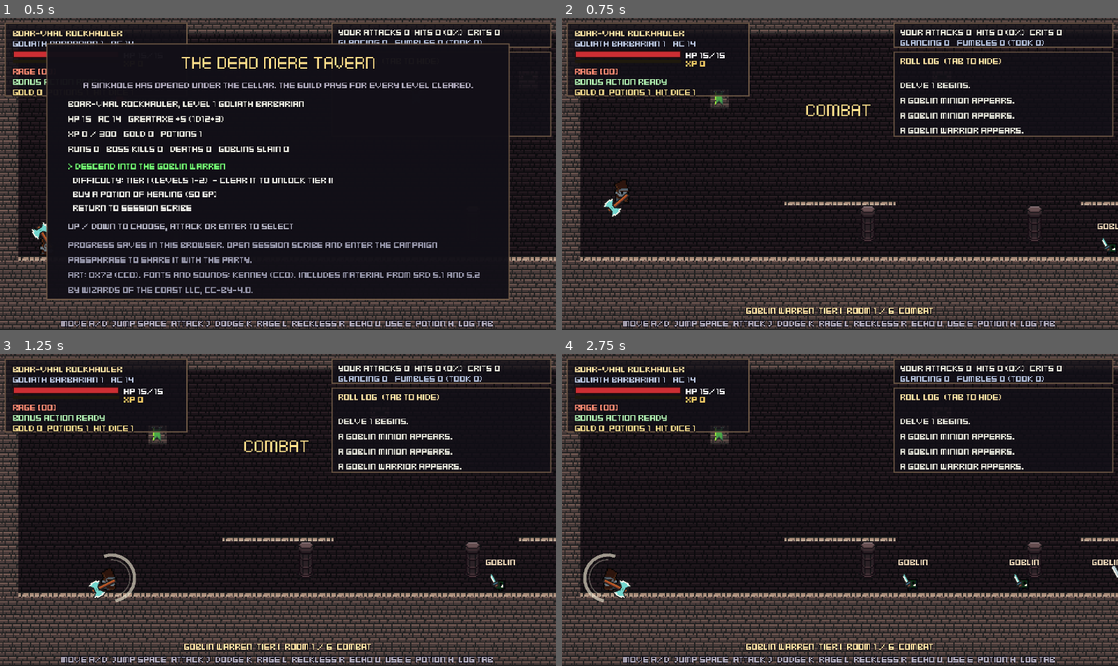
Above: before the commit, frames 1-4 (two rows, left to right).
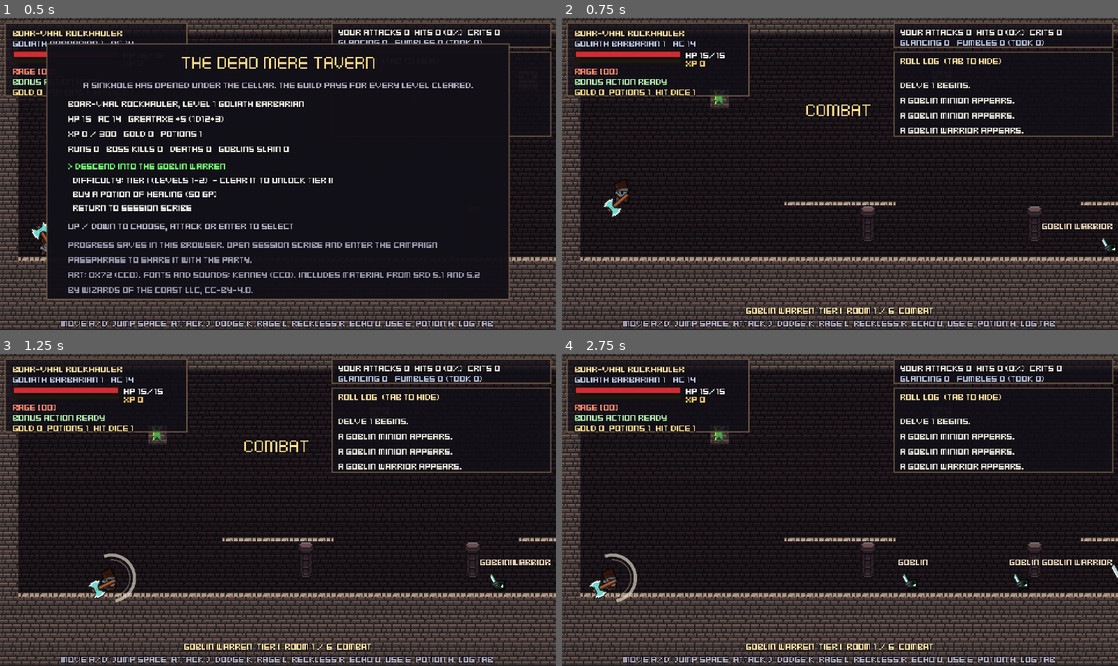
Above: after the commit, the same moments.

Repository: classifiedsecret/table-notes
Game: Godot game, scene res://main.tscn
Same seed, same stepped clock (60 frames per second), same inputs: the game is played once before the commit and once after it.
Inputs (mouse positions are in pixels of both pictures, inside the frame that each line leads up to):
- Up to frame 1 (0.5 s): no input
- Up to frame 2 (0.75 s): tap Enter (confirm) at 0.5 s; move the mouse to (962, 158) at 0.52 s; hold D (move_right) from 0.53 s (still down); hold Space (jump) from 0.53 s (still down); tap J (attack) at 0.6 s; click (962, 158) at 0.67 s
- Up to frame 3 (1.25 s): keep holding D (move_right); keep holding Space (jump)
- Up to frame 4 (2.75 s): release D (move_right) at 1.25 s; release Space (jump) at 1.25 s; drag from (728, 525) to (812, 572) at 1.27 s; move the mouse to (895, 441) at 2.02 s; hold A (move_left) from 2.03 s (still down); hold Space (jump) from 2.03 s (still down); tap J (attack) at 2.1 s; click (895, 441) at 2.17 s

Frame 1 is identical in both runs. In frame 2, 0.2% of the frame differs, in the area x 86-100%, y 65-68%; in frame 3, 0.1%; in frame 4, 0.7%, in the area x 3-100%, y 63-80%.

Commit message:
Vanguard's Descent: face the mouse, turn while attacking, battle text fits
- Once the mouse has been used, Boar-vhal faces the cursor, including
  while running the other way; the gamepad right stick also turns him.
  Without a mouse he faces the way he moves.
- He can turn during an attack's wind-up and recovery and between
  swings; facing locks only while the axe is landing.
- Boss fight: the chief's next move sits below the roll log instead of
  across it; turn info and controls moved to the bottom line; the action
  menu is tighter so it no longer covers the hero; monster name tags
  stay inside the visible screen.

Co-Authored-By: Claude Opus 5.5 <noreply@anthropic.com>
Claude-Session: https://claude.ai/code/session_01FFZszJXgzQJUaVBRjoWg3e

Diff:
--- a/game/src/scripts/game/battle.gd
+++ b/game/src/scripts/game/battle.gd
@@ -221,7 +221,7 @@
 	h_move = int(p.stats.speed_ft / 5)
 	if p.is_down():
 		mode = Mode.BUSY
-		_info("Boar-vhal is down. Rolling a death saving throw...")
+		_info("Down! Rolling a death save...")
 		await get_tree().create_timer(0.7).timeout
 		var r := Rules.death_save(game.dice)
 		var outcome := p.death_saves.apply(r)
@@ -294,9 +294,9 @@
 			l.label_settings.font_color = Color(0.45, 1.0, 0.45)
 		else:
 			l.label_settings.font_color = Color(0.92, 0.92, 0.9)
-	menu_panel.size.y = 10.0 + 12.0 * menu_items.size()
-	var res := "ACTION %s   BONUS %s   MOVE %d FT" % ["READY" if h_action > 0 else "USED", "READY" if h_bonus > 0 else "USED", h_move * 5]
-	_info(res + "\nUP/DOWN, ATTACK TO CONFIRM, ESC BACK")
+	menu_panel.size.y = 8.0 + 10.0 * menu_items.size()
+	var res := "ACTION %s  BONUS %s  MOVE %d FT" % ["OK" if h_action > 0 else "USED", "OK" if h_bonus > 0 else "USED", h_move * 5]
+	_info(res + "    UP/DOWN PICK  ATTACK CONFIRM  ESC BACK")
 
 
 ## Moves the cursor to the next action that can be taken, wrapping around.
@@ -366,12 +366,12 @@
 			target_list = _targets_in_reach()
 			target_pick = 0
 			mode = Mode.TARGET
-			_info("LEFT/RIGHT: CHOOSE TARGET   ATTACK: SWING   ESC: BACK")
+			_info("LEFT/RIGHT: CHOOSE TARGET    ATTACK: SWING    ESC: BACK")
 			queue_redraw()
 		"move":
 			cursor_col = _hero().col
 			mode = Mode.MOVE
-			_info("LEFT/RIGHT: CHOOSE A SQUARE   ATTACK: MOVE THERE   ESC: BACK")
+			_info("LEFT/RIGHT: CHOOSE A SQUARE    ATTACK: MOVE THERE    ESC: BACK")
 			queue_redraw()
 		"dash":
 			h_action = 0
@@ -764,14 +764,17 @@
 	menu_label = _label(menu_panel, Vector2(6, 4), 8, Color.WHITE)
 	menu_lines.clear()
 	for i in 12:
-		var l := _label(menu_panel, Vector2(6, 4 + i * 12), 8, Color.WHITE)
+		var l := _label(menu_panel, Vector2(6, 3 + i * 10), 8, Color.WHITE)
 		l.visible = false
 		menu_lines.append(l)
-	intent_label = _label(ui, Vector2(196, 60), 8, Color(1, 0.6, 0.45))
-	intent_label.size = Vector2(280, 10)
+	intent_label = _label(ui, Vector2(196, 108), 8, Color(1, 0.6, 0.45))
+	intent_label.size = Vector2(280, 22)
+	intent_label.autowrap_mode = TextServer.AUTOWRAP_WORD_SMART
 	intent_label.horizontal_alignment = HORIZONTAL_ALIGNMENT_CENTER
-	info_label = _label(ui, Vector2(196, 110), 8, Color(0.85, 0.88, 0.95))
-	info_label.size = Vector2(280, 30)
+	# Turn info and controls use the bottom line of the screen (the run's key hints are hidden in battle).
+	info_label = _label(ui, Vector2(0, 259), 8, Color(0.7, 0.85, 1.0))
+	info_label.size = Vector2(480, 10)
+	info_label.horizontal_alignment = HORIZONTAL_ALIGNMENT_CENTER
 	info_label.autowrap_mode = TextServer.AUTOWRAP_WORD_SMART
 	info_label.horizontal_alignment = HORIZONTAL_ALIGNMENT_CENTER
 	game.hud.hints.visible = false
--- a/game/src/scripts/game/main.gd
+++ b/game/src/scripts/game/main.gd
@@ -47,6 +47,7 @@
 var save_mode := "local"
 var _loaded := false
 var bot := OS.get_cmdline_user_args().has("--bot")
+var _face_log := false
 var _bot_t := 0.0
 var _stat_t := 0.0
 
@@ -179,6 +180,13 @@
 		depth = ROOMS_BEFORE_BOSS
 		_enter_room("boss")
 		return
+	if _arg("face"):
+		_face_log = true
+		_start_run()
+		for e in enemies:
+			e.queue_free()
+		enemies.clear()
+		return
 	if _arg("jump"):
 		_start_run()
 		for e in enemies:
@@ -192,6 +200,16 @@
 		tm.timeout.connect(func():
 			tt[0] += 1
 			var t: int = tt[0]
+			if OS.get_cmdline_user_args().has("--facetest"):
+				var mm := InputEventMouseMotion.new()
+				mm.position = Vector2(10, 135) if t < 60 else Vector2(470, 135)
+				Input.parse_input_event(mm)
+				if t == 20: Input.action_press("move_right")
+				if t == 45: Input.action_release("move_right")
+				if t == 58: Input.action_press("attack")
+				if t == 59: Input.action_release("attack")
+				if t % 4 == 0: print("[face] t=%d moving=%s st=%s facing=%d aim=%s mw=%s px=%.0f" % [t, Input.is_action_pressed("move_right"), Player.State.keys()[player.state], player.facing, player._mouse_aim, str((player.get_canvas_transform().affine_inverse() * player._mouse_screen).round()), player.global_position.x])
+				return
 			if t == 20: Input.action_press("jump")
 			if t == 70: Input.action_release("jump")
 			if t > 18 and t % 3 == 0 and t < 60: print("[jump] t=%d y=%.1f vy=%.0f floor=%s state=%s" % [t, start_y - player.global_position.y, player.velocity.y, player.is_on_floor(), Player.State.keys()[player.state]]))
@@ -621,6 +639,11 @@
 		if row == row_end.size():
 			row_end.append(0.0)
 		row_end[row] = e.global_position.x + w / 2.0
+		var view_c := camera.get_screen_center_position().x
+		var lo := maxf(0.0, view_c - 240.0) + w / 2.0 + 2.0
+		var hi := minf(room.size_px().x, view_c + 240.0) - w / 2.0 - 2.0
+		var cx := e.global_position.x
+		e.bar.position.x = clampf(cx, lo, maxf(lo, hi)) - cx
 		e.bar.position.y = -22.0 - 9.0 * row - (22.0 if e.data.name == "Bugbear Chief" else 0.0)
 
 
--- a/game/src/scripts/game/player.gd
+++ b/game/src/scripts/game/player.gd
@@ -35,6 +35,8 @@
 var _echo_cd := 0.0
 var _potion_t := 0.0
 var recovery := RECOVERY
+var _mouse_aim := false
+var _mouse_screen := Vector2.ZERO
 var max_hp := 15
 var hp := 15
 var ac := 14
@@ -241,13 +243,40 @@
 
 
 func _move(input_x: float, delta: float, control: float) -> void:
-	if input_x != 0.0 and state == State.NORMAL:
-		facing = 1 if input_x > 0.0 else -1
+	_update_facing(input_x)
 	var target := input_x * RUN_SPEED * control
 	var accel := (ACCEL_GROUND if is_on_floor() else ACCEL_AIR)
 	if input_x == 0.0 and is_on_floor():
 		accel = FRICTION
 	velocity.x = move_toward(velocity.x, target, accel * delta)
+
+
+## Facing: toward the mouse cursor once the mouse has been used (even while running the other way),
+## the right stick on a gamepad, otherwise the direction you are moving.
+## You can turn while attacking, except during the instant the axe lands.
+func _update_facing(input_x: float) -> void:
+	if state != State.NORMAL and state != State.ATTACK:
+		return
+	if state == State.ATTACK and _attack_phase == 1:
+		return
+	var stick := Input.get_joy_axis(0, JOY_AXIS_RIGHT_X) if Input.get_connected_joypads().size() > 0 else 0.0
+	if absf(stick) > 0.5:
+		_mouse_aim = false
+		facing = 1 if stick > 0.0 else -1
+	elif _mouse_aim:
+		var dx := get_global_mouse_position().x - global_position.x
+		if absf(dx) > 3.0:
+			facing = 1 if dx > 0.0 else -1
+	elif input_x != 0.0:
+		facing = 1 if input_x > 0.0 else -1
+
+
+func _input(event: InputEvent) -> void:
+	if event is InputEventMouseMotion or event is InputEventMouseButton:
+		_mouse_aim = true
+		_mouse_screen = (event as InputEventMouse).position
+	elif event is InputEventJoypadButton or (event is InputEventJoypadMotion and absf(event.axis_value) > 0.5):
+		_mouse_aim = false
 
 
 func _on_platform() -> bool:
@@ -635,6 +664,8 @@
 
 
 func _animate(_delta: float) -> void:
+	if game.has_method("_arg") and visual.scale.x != facing and game.get("_face_log"):
+		print("[facing] %d state=%s moving=%s" % [facing, State.keys()[state], Input.is_action_pressed("move_right") or Input.is_action_pressed("move_left")])
 	visual.scale.x = facing
 	if state == State.DODGE:
 		return
Not shown, changed: game/index.pck
